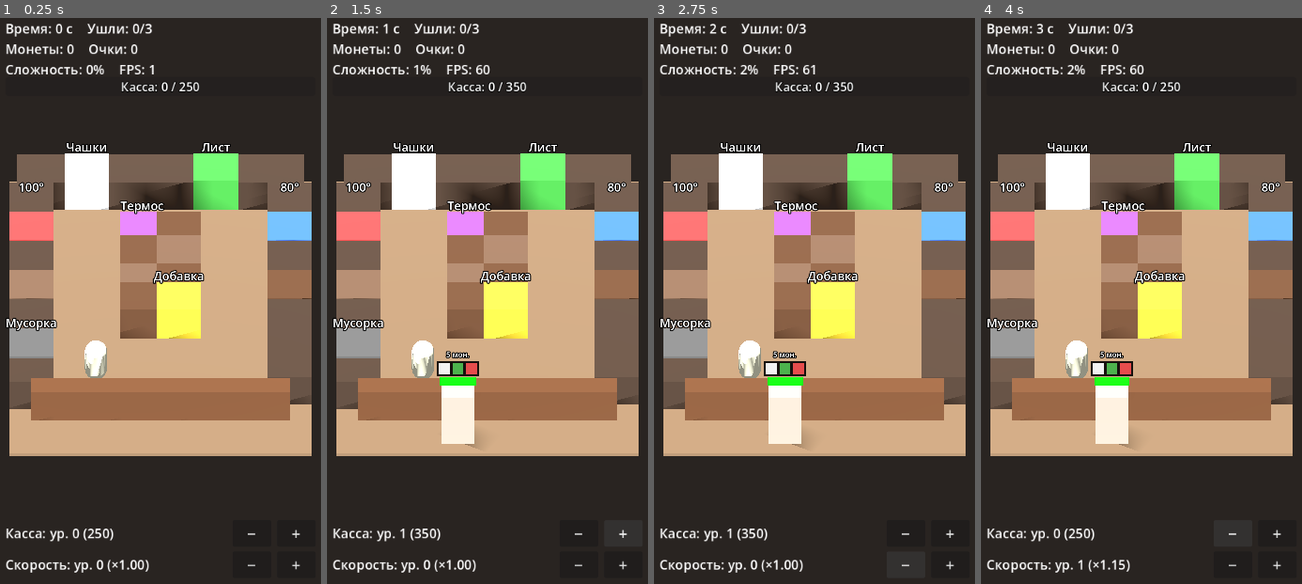
Above: before the commit, frames 1-4 (left to right).
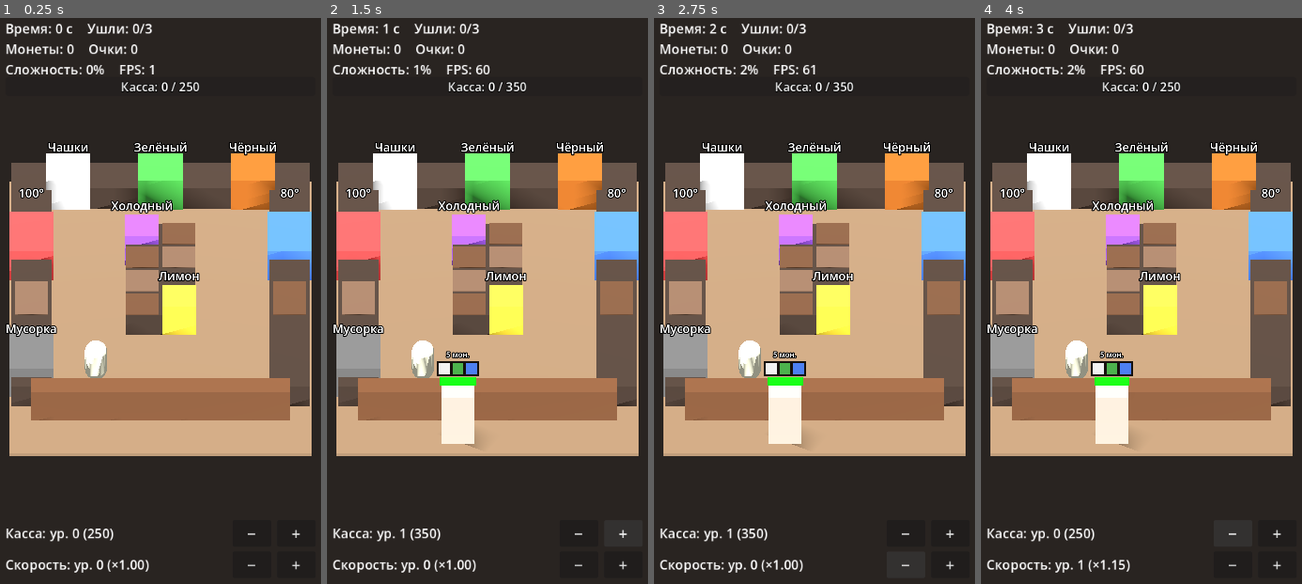
Above: after the commit, the same moments.

Repository: kpkrr/tea-game
Game: Godot game, scene res://prototypes/kitchen-core/kitchen_core.tscn
Two runs of this game, one before a commit and one after it. Both use one fixed random seed, a clock stepped at 60 frames per second and the inputs below. Before the commit the project has no main scene; this scene is started directly in both runs.
Inputs:
- Up to frame 1 (0.25 s): no input
- Up to frame 2 (1.5 s): click "−" at 0.5 s; click "+" at 1.25 s
- Up to frame 3 (2.75 s): click "−" at 2 s
- Up to frame 4 (4 s): click "+" at 2.75 s; click "−" at 3.5 s

The runs differ from the first frame. In frame 1, 13% of the frame differs, in the area x 1-98%, y 21-70%; in frame 2, 13%; in frame 3, 13%; in frame 4, 13%.

Commit message:
feat: kitchen-core prototype — tea variants, countertops, web build
- Drinks: iced tea, black (100°), green (80°), each tea with lemon;
  tiers keep price and spawn weights, drink within a tier picked evenly
- Back wall: cups, green leaf, black leaf; thermos renamed to iced tea,
  additive renamed to lemon, slot behind lemon removed
- Continuous low countertops along walls and island; stations stand on
  them, empty slots are flat pads; side stations longer along the wall
- Main scene set to the prototype for the web export (GitHub Pages)

Story: prototypes/kitchen-core/README.md

Co-Authored-By: Claude Opus 5.5 (1M context) <noreply@anthropic.com>

Diff:
--- a/project.godot
+++ b/project.godot
@@ -3,6 +3,7 @@
 [application]
 
 config/name="tea-game"
+run/main_scene="res://prototypes/kitchen-core/kitchen_core.tscn"
 config/features=PackedStringArray("4.7", "GL Compatibility")
 
 [rendering]
--- a/prototypes/kitchen-core/kitchen_core.gd
+++ b/prototypes/kitchen-core/kitchen_core.gd
@@ -32,70 +32,100 @@
 	"first_guest_delay": 1.0,
 }
 
+# Drinks by difficulty tier: the tier sets price and spawn weight (TUNING),
+# the drink within a tier is picked evenly. Black tea brews at 100°, green at 80°.
 const RECIPES := {
-	"simple": ["cup", "ready_tea"],
-	"medium": ["cup", "leaf", "water100"],
-	"complex": ["cup", "leaf", "water80", "additive"],
+	"iced": ["cup", "iced_tea"],
+	"black": ["cup", "black_leaf", "water100"],
+	"green": ["cup", "green_leaf", "water80"],
+	"black_lemon": ["cup", "black_leaf", "water100", "lemon"],
+	"green_lemon": ["cup", "green_leaf", "water80", "lemon"],
 }
-const DRINK_NAMES := {"simple": "Термос", "medium": "Заварной", "complex": "Особый"}
+const RECIPE_TIER := {
+	"iced": "simple", "black": "medium", "green": "medium",
+	"black_lemon": "complex", "green_lemon": "complex",
+}
+const DRINK_NAMES := {
+	"iced": "Холодный чай", "black": "Чёрный", "green": "Зелёный",
+	"black_lemon": "Чёрный с лимоном", "green_lemon": "Зелёный с лимоном",
+}
+const LEAVES := ["black_leaf", "green_leaf"]
 # One colour per recipe step (icons later). Stations are painted in the colour
 # of the step they add, orders and cups show their steps as coloured squares.
 const STEP_COLORS := {
 	"cup": Color(0.95, 0.95, 0.95),
-	"ready_tea": Color(0.6, 0.35, 0.85),
-	"leaf": Color(0.3, 0.7, 0.3),
+	"iced_tea": Color(0.6, 0.35, 0.85),
+	"black_leaf": Color(0.7, 0.4, 0.15),
+	"green_leaf": Color(0.3, 0.7, 0.3),
 	"water100": Color(0.9, 0.3, 0.3),
 	"water80": Color(0.3, 0.5, 0.95),
-	"additive": Color(0.95, 0.85, 0.25),
+	"lemon": Color(0.95, 0.85, 0.25),
 }
 const STATION_STEP := {
-	"cups": "cup", "thermos": "ready_tea", "leaf": "leaf",
-	"kettle100": "water100", "kettle80": "water80", "additive": "additive",
+	"cups": "cup", "iced_tea": "iced_tea", "black_leaf": "black_leaf", "green_leaf": "green_leaf",
+	"kettle100": "water100", "kettle80": "water80", "lemon": "lemon",
 }
 const GUEST_COLOR := Color(0.75, 0.7, 0.65)
 const STEP_NAMES := {
-	"cup": "чашка", "ready_tea": "термос", "leaf": "лист",
-	"water100": "кипяток", "water80": "вода 80°", "additive": "добавка",
+	"cup": "чашка", "iced_tea": "холодный чай", "black_leaf": "чёрный лист", "green_leaf": "зелёный лист",
+	"water100": "кипяток", "water80": "вода 80°", "lemon": "лимон",
 }
 
 # Layout: portrait rectangle with a wide 2x4 island in the middle. "side" says
 # which face the barista works from; each island column faces its own aisle.
 # Ids starting with "slot" are empty counter slots: put a cup down, pick it up.
+# Optional "size" is the x/z footprint in metres (default 1x1); side-wall
+# stations are longer along the wall so they don't read as slivers from the
+# tilted camera.
 const SLOT_COLOR := Color(0.4, 0.28, 0.2)
-const WALL_COLOR := Color(0.3, 0.24, 0.2)
+const WALL_COLOR := Color(0.26, 0.21, 0.18)
+const WALL_HEIGHT := 0.7
+const ISLAND_GAP := 0.08  # visual gap between neighbouring island boxes
+const SLOT_PAD := 0.03  # empty slots are pads this far proud of the countertop
 const STATIONS := [
-	{"id": "cups", "label": "Чашки", "pos": Vector3(-2.0, 0, -7.0), "side": "back"},
-	{"id": "leaf", "label": "Лист", "pos": Vector3(1.5, 0, -7.0), "side": "back"},
-	{"id": "kettle100", "label": "100°", "pos": Vector3(-3.5, 0, -4.5), "side": "left"},
-	{"id": "slot_left", "label": "", "pos": Vector3(-3.5, 0, -2.0), "side": "left", "color": SLOT_COLOR},
-	{"id": "trash", "label": "Мусорка", "pos": Vector3(-3.5, 0, 0.5), "side": "left", "color": Color(0.4, 0.4, 0.4)},
-	{"id": "kettle80", "label": "80°", "pos": Vector3(3.5, 0, -4.5), "side": "right"},
-	{"id": "slot_right", "label": "", "pos": Vector3(3.5, 0, -2.0), "side": "right", "color": SLOT_COLOR},
+	{"id": "cups", "label": "Чашки", "pos": Vector3(-2.5, 0, -7.0), "side": "back"},
+	{"id": "green_leaf", "label": "Зелёный", "pos": Vector3(0.0, 0, -7.0), "side": "back"},
+	{"id": "black_leaf", "label": "Чёрный", "pos": Vector3(2.5, 0, -7.0), "side": "back"},
+	{"id": "kettle100", "label": "100°", "pos": Vector3(-3.5, 0, -4.25), "side": "left", "size": Vector2(1.0, 1.5)},
+	{"id": "slot_left", "label": "", "pos": Vector3(-3.5, 0, -1.75), "side": "left", "size": Vector2(1.0, 1.5), "color": SLOT_COLOR},
+	{"id": "trash", "label": "Мусорка", "pos": Vector3(-3.5, 0, 0.75), "side": "left", "size": Vector2(1.0, 1.5), "color": Color(0.4, 0.4, 0.4)},
+	{"id": "kettle80", "label": "80°", "pos": Vector3(3.5, 0, -4.25), "side": "right", "size": Vector2(1.0, 1.5)},
+	{"id": "slot_right", "label": "", "pos": Vector3(3.5, 0, -1.75), "side": "right", "size": Vector2(1.0, 1.5), "color": SLOT_COLOR},
 	# Island, 2x4: each column is worked from its own aisle.
-	{"id": "thermos", "label": "Термос", "pos": Vector3(-0.5, 0, -4.5), "side": "island_left"},
+	{"id": "iced_tea", "label": "Холодный", "pos": Vector3(-0.5, 0, -4.5), "side": "island_left"},
 	{"id": "slot_island_l1", "label": "", "pos": Vector3(-0.5, 0, -3.5), "side": "island_left", "color": SLOT_COLOR},
 	{"id": "slot_island_l2", "label": "", "pos": Vector3(-0.5, 0, -2.5), "side": "island_left", "color": SLOT_COLOR},
 	{"id": "slot_island_l3", "label": "", "pos": Vector3(-0.5, 0, -1.5), "side": "island_left", "color": SLOT_COLOR},
 	{"id": "slot_island_r1", "label": "", "pos": Vector3(0.5, 0, -4.5), "side": "island_right", "color": SLOT_COLOR},
 	{"id": "slot_island_r2", "label": "", "pos": Vector3(0.5, 0, -3.5), "side": "island_right", "color": SLOT_COLOR},
-	{"id": "slot_island_r3", "label": "", "pos": Vector3(0.5, 0, -2.5), "side": "island_right", "color": SLOT_COLOR},
-	{"id": "additive", "label": "Добавка", "pos": Vector3(0.5, 0, -1.5), "side": "island_right"},
+	{"id": "lemon", "label": "Лимон", "pos": Vector3(0.5, 0, -1.5), "side": "island_right"},
 ]
 
 # Unusable wall blocks filling the gaps between wall stations (placeholder —
 # what goes there is decided later). Centre on the floor and x/z size in metres;
 # edges sit on the 0.5 m grid lines like the stations.
+# Countertops are the visual for the whole wall run: x/z centre and size. 1.1 m
+# deep, so the 1.2 m station boxes stand 5 cm proud and faces never coincide.
+const COUNTERTOPS := [
+	{"pos": Vector2(0.0, -7.0), "size": Vector2(8.1, 1.1)},
+	{"pos": Vector2(-3.5, -2.225), "size": Vector2(1.1, 8.45)},
+	{"pos": Vector2(3.5, -2.225), "size": Vector2(1.1, 8.45)},
+	{"pos": Vector2(0.0, -3.0), "size": Vector2(1.9, 3.9)},  # island
+]
 const WALLS := [
-	{"pos": Vector3(-3.25, 0, -7.0), "size": Vector2(1.5, 1.0)},
-	{"pos": Vector3(-0.25, 0, -7.0), "size": Vector2(2.5, 1.0)},
-	{"pos": Vector3(3.0, 0, -7.0), "size": Vector2(2.0, 1.0)},
+	{"pos": Vector3(-3.5, 0, -7.0), "size": Vector2(1.0, 1.0)},
+	{"pos": Vector3(-1.25, 0, -7.0), "size": Vector2(1.5, 1.0)},
+	{"pos": Vector3(1.25, 0, -7.0), "size": Vector2(1.5, 1.0)},
+	{"pos": Vector3(3.5, 0, -7.0), "size": Vector2(1.0, 1.0)},
 	{"pos": Vector3(-3.5, 0, -5.75), "size": Vector2(1.0, 1.5)},
-	{"pos": Vector3(-3.5, 0, -3.25), "size": Vector2(1.0, 1.5)},
-	{"pos": Vector3(-3.5, 0, -0.75), "size": Vector2(1.0, 1.5)},
-	{"pos": Vector3(-3.5, 0, 1.5), "size": Vector2(1.0, 1.0)},
+	{"pos": Vector3(-3.5, 0, -3.0), "size": Vector2(1.0, 1.0)},
+	{"pos": Vector3(-3.5, 0, -0.5), "size": Vector2(1.0, 1.0)},
+	{"pos": Vector3(-3.5, 0, 1.75), "size": Vector2(1.0, 0.5)},
 	{"pos": Vector3(3.5, 0, -5.75), "size": Vector2(1.0, 1.5)},
-	{"pos": Vector3(3.5, 0, -3.25), "size": Vector2(1.0, 1.5)},
-	{"pos": Vector3(3.5, 0, 0.25), "size": Vector2(1.0, 3.5)},
+	{"pos": Vector3(3.5, 0, -3.0), "size": Vector2(1.0, 1.0)},
+	{"pos": Vector3(3.5, 0, 0.5), "size": Vector2(1.0, 3.0)},
+	# Bare island countertop behind the lemon: no slot, but still not walkable.
+	{"pos": Vector3(0.5, 0, -2.5), "size": Vector2(1.0, 1.0)},
 ]
 
 const GUEST_X := [-2.4, -0.8, 0.8, 2.4]
@@ -171,16 +201,13 @@
 	_build_world()
 	for def: Dictionary in STATIONS:
 		_build_station(def)
-	for w: Dictionary in WALLS:
-		var block := Node3D.new()
-		block.position = w.pos
-		add_child(block)
-		# Match the 1.2 m visual depth of station boxes and sit a bit lower, so
-		# stations read as full-size where they overlap the wall.
-		# Along the wall, stop 0.1 m short at each end: that is where the wider
-		# station boxes reach, and coplanar faces would cover their edges.
-		var visual := Vector3(1.2 if w.size.x == 1.0 else w.size.x - 0.2, 0.95, 1.2 if w.size.y == 1.0 else w.size.y - 0.2)
-		_add_box(block, visual, Vector3(0, 0.475, 0), WALL_COLOR, false)
+	# WALLS only block movement; visually each wall is one continuous low
+	# countertop running under its stations.
+	var countertop := Node3D.new()
+	add_child(countertop)
+	for run: Dictionary in COUNTERTOPS:
+		_add_box(countertop, Vector3(run.size.x, WALL_HEIGHT, run.size.y),
+			Vector3(run.pos.x, WALL_HEIGHT / 2.0, run.pos.y), WALL_COLOR, false)
 	for id: String in ["kettle100", "kettle80"]:
 		_kettles[id] = {"state": "empty", "t": 0.0, "steps": []}
 	_build_grid()
@@ -215,7 +242,7 @@
 	var best_kind := ""
 	var best_id: Variant = null
 	for def: Dictionary in STATIONS:
-		var d := screen_pos.distance_to(_camera.unproject_position(def.pos + Vector3(0, 1.0, 0)))
+		var d := screen_pos.distance_to(_camera.unproject_position(def.pos + Vector3(0, _station_top(def), 0)))
 		if d < best_dist:
 			best_dist = d
 			best_kind = "station"
@@ -310,18 +337,18 @@
 	match id:
 		"cups":
 			return _held.is_empty()
-		"thermos", "leaf":
+		"iced_tea", "black_leaf", "green_leaf":
 			return _held == ["cup"]
-		"additive":
-			return _held == ["cup", "leaf", "water80"]
+		"lemon":
+			return _has_brewed_tea()
 		"trash":
 			return not _held.is_empty()
 		"kettle100", "kettle80":
 			var k: Dictionary = _kettles[id]
 			if k.state == "empty":
-				return _held == ["cup", "leaf"]
+				return _has_leaf_cup()
 			# Busy kettle: take the tea, or swap in a new cup with leaf.
-			return _held.is_empty() or _held == ["cup", "leaf"]
+			return _held.is_empty() or _has_leaf_cup()
 	if id in _slots:
 		# Put down, pick up, or swap what's in hand with what's on the slot.
 		return not (_held.is_empty() and _slots[id].cup.is_empty())
@@ -363,7 +390,7 @@
 
 	var id: String = _target_id
 	var kettle: Dictionary = _kettles.get(id, {})
-	if not kettle.is_empty() and kettle.state == "brewing" and (_held.is_empty() or _held == ["cup", "leaf"]):
+	if not kettle.is_empty() and kettle.state == "brewing" and (_held.is_empty() or _has_leaf_cup()):
 		return false  # wait at the kettle until the tea is ready
 	if not _can_use_station(id):
 		_flash(_stations[id].mat, _stations[id].base_color)
@@ -373,12 +400,10 @@
 	match id:
 		"cups":
 			_held = ["cup"]
-		"thermos":
-			_held.append("ready_tea")
-		"leaf":
-			_held.append("leaf")
-		"additive":
-			_held.append("additive")
+		"iced_tea", "black_leaf", "green_leaf":
+			_held.append(STATION_STEP[id])
+		"lemon":
+			_held.append("lemon")
 		"trash":
 			_held = []
 		"kettle100", "kettle80":
@@ -413,7 +438,8 @@
 		for y in GRID_CELLS.y:
 			var c := _cell_center(Vector2i(x, y))
 			for def: Dictionary in STATIONS:
-				if absf(c.x - def.pos.x) < 0.5 and absf(c.z - def.pos.z) < 0.5:
+				var half := _footprint(def) / 2.0
+				if absf(c.x - def.pos.x) < half.x and absf(c.z - def.pos.z) < half.y:
 					_grid.set_point_solid(Vector2i(x, y), true)
 			for w: Dictionary in WALLS:
 				if absf(c.x - w.pos.x) < w.size.x / 2.0 and absf(c.z - w.pos.z) < w.size.y / 2.0:
@@ -477,7 +503,7 @@
 	var b2 := Vector2(b.x, b.z)
 	var margin := Vector2(BODY_RADIUS, BODY_RADIUS)
 	for def: Dictionary in STATIONS:
-		if _segment_hits_box(a2, b2, Vector2(def.pos.x, def.pos.z), Vector2(0.5, 0.5) + margin):
+		if _segment_hits_box(a2, b2, Vector2(def.pos.x, def.pos.z), _footprint(def) / 2.0 + margin):
 			return false
 	for w: Dictionary in WALLS:
 		if _segment_hits_box(a2, b2, Vector2(w.pos.x, w.pos.z), w.size / 2.0 + margin):
@@ -549,15 +575,18 @@
 func _pick_recipe() -> String:
 	var weights := {}
 	var total := 0.0
-	for r: String in RECIPES:
-		weights[r] = lerpf(TUNING.weights_start[r], TUNING.weights_end[r], _ramp())
-		total += weights[r]
+	for t: String in TUNING.weights_start:
+		weights[t] = lerpf(TUNING.weights_start[t], TUNING.weights_end[t], _ramp())
+		total += weights[t]
+	var tier := "simple"
 	var roll := randf() * total
-	for r: String in RECIPES:
-		roll -= weights[r]
+	for t: String in weights:
+		roll -= weights[t]
 		if roll <= 0.0:
-			return r
-	return "simple"
+			tier = t
+			break
+	var drinks: Array = RECIPES.keys().filter(func(d: String) -> bool: return RECIPE_TIER[d] == tier)
+	return drinks.pick_random()
 
 
 func _spawn_guest(slot: int) -> void:
@@ -576,7 +605,7 @@
 	var order_row := _make_step_row(2.3)
 	body.add_child(order_row)
 	_fill_step_row(order_row, RECIPES[recipe])
-	var label := _label3d("%d мон." % TUNING.prices[recipe], 20)
+	var label := _label3d("%d мон." % TUNING.prices[RECIPE_TIER[recipe]], 20)
 	label.position = Vector3(0, 2.8, 0)
 	body.add_child(label)
 
@@ -614,7 +643,7 @@
 
 func _serve(slot: int) -> void:
 	var g: Dictionary = _guests[slot]
-	var price: int = TUNING.prices[g.recipe]
+	var price: int = TUNING.prices[RECIPE_TIER[g.recipe]]
 	var ratio := maxf(g.patience / g.max, 0.0)
 	var paid := clampi(_capacity() - _register, 0, price)
 	_register += paid
@@ -760,7 +789,15 @@
 	body.set_meta("kind", "station")
 	body.set_meta("id", def.id)
 	add_child(body)
-	_add_box(body, Vector3(1.2, 1.0, 1.2), Vector3(0, 0.5, 0), color, true)
+	# Wall stations overhang their footprint by 0.1 m to stand proud of the
+	# lower wall run; island boxes shrink instead, leaving a seam between cells.
+	# Empty slots are just a marked pad on the countertop, not a block.
+	var foot := _footprint(def)
+	var grow := -ISLAND_GAP if String(def.side).begins_with("island") else 0.2
+	var top := _station_top(def)
+	if String(def.id).begins_with("slot"):
+		grow = -0.12
+	_add_box(body, Vector3(foot.x + grow, top, foot.y + grow), Vector3(0, top / 2.0, 0), color, true)
 	var mat: StandardMaterial3D = (body.get_child(1) as MeshInstance3D).material_override
 
 	var label := _label3d(def.label, 32)
@@ -797,16 +834,37 @@
 		cyl.height = 0.3
 		cup_mesh.mesh = cyl
 		cup_mesh.material_override = _mat(Color(0.3, 0.8, 0.9))
-		cup_mesh.position = Vector3(0, 1.15, 0)
+		cup_mesh.position = Vector3(0, top + 0.15, 0)
 		cup_mesh.visible = false
 		body.add_child(cup_mesh)
-		var row := _make_step_row(1.55)
+		var row := _make_step_row(top + 0.55)
 		body.add_child(row)
 		if is_slot:
 			_slots[def.id] = {"cup": [], "mesh": cup_mesh, "row": row, "shown": null}
 		else:
 			label.position.y = 2.35  # keep the brew timer clear of the step row
 			_stations[def.id].merge({"cup_mesh": cup_mesh, "row": row, "shown": null})
+
+
+## A cup with leaf in it, ready for a kettle.
+func _has_leaf_cup() -> bool:
+	return _held.size() == 2 and _held[0] == "cup" and _held[1] in LEAVES
+
+
+## A brewed cup (any leaf, any water), ready for lemon.
+func _has_brewed_tea() -> bool:
+	return _held.size() == 3 and _held[0] == "cup" and _held[1] in LEAVES \
+		and _held[2] in ["water100", "water80"]
+
+
+## Height of a station's top surface: empty slots sit flush with the countertop.
+func _station_top(def: Dictionary) -> float:
+	return WALL_HEIGHT + SLOT_PAD if String(def.id).begins_with("slot") else 1.0
+
+
+## x/z footprint of a station in metres.
+func _footprint(def: Dictionary) -> Vector2:
+	return def.get("size", Vector2.ONE)
 
 
 func _build_barista() -> void:
@@ -1047,10 +1105,10 @@
 	match id:
 		"cups":
 			return "Руки заняты — поставь чашку в слот или выкинь"
-		"thermos", "leaf":
+		"iced_tea", "black_leaf", "green_leaf":
 			return "Сначала возьми чашку" if _held.is_empty() else "%s: нужна пустая чашка" % name
-		"additive":
-			return "Добавка: нужна чашка с листом и водой 80°"
+		"lemon":
+			return "Лимон: нужен заваренный чай"
 		"trash":
 			return "Руки пустые"
 		"kettle100", "kettle80":
Not shown, changed: prototypes/kitchen-core/README.md
